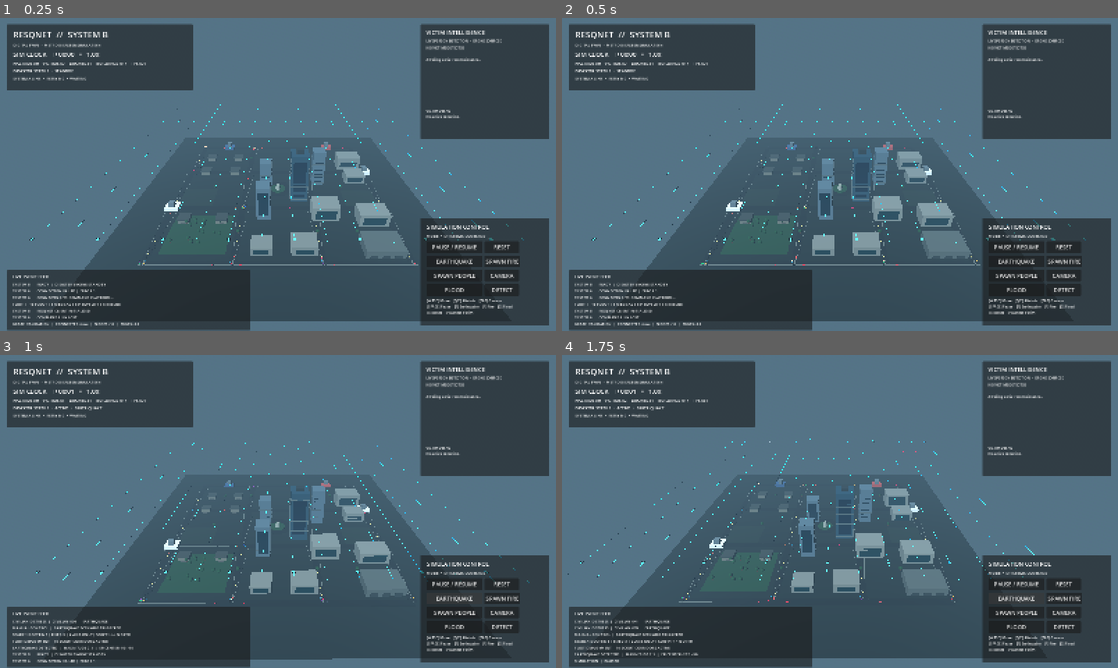
Above: before the commit, frames 1-4 (two rows, left to right).
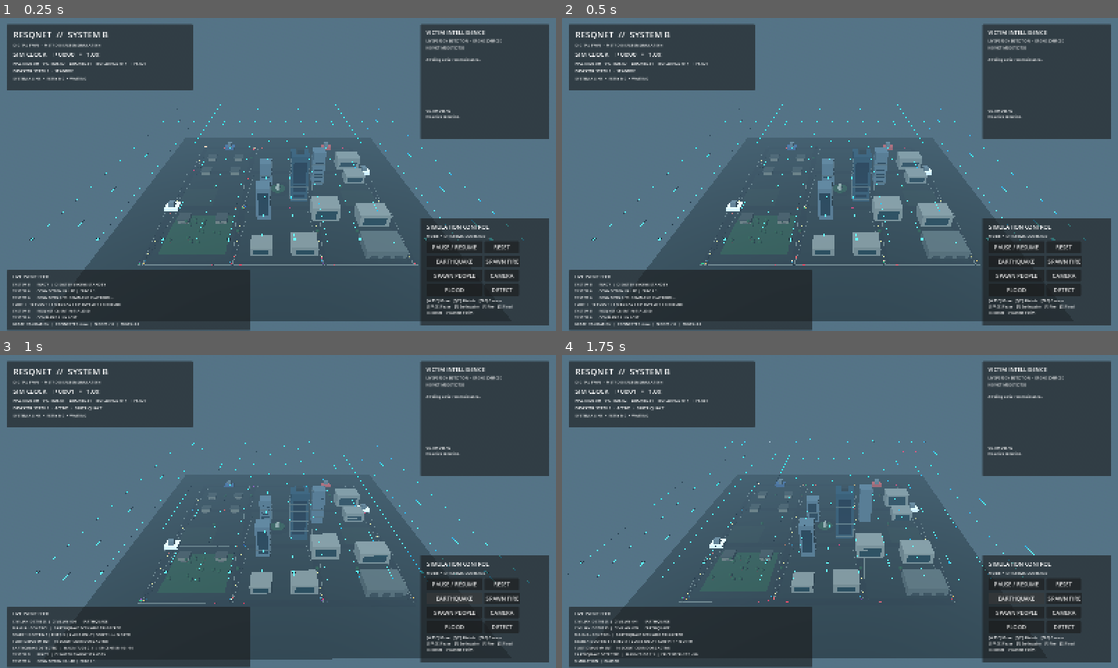
Above: after the commit, the same moments.

Repository: anuragyadav06/RESQNET-AI-Disaster-Response-System
Game: Godot game, scene res://scenes/Main.tscn
The game is run twice, just before and just after one commit, with the same random seed, the same clock (stepped at 60 frames per second) and the same inputs.
Inputs:
- Up to frame 1 (0.25 s): no input
- Up to frame 2 (0.5 s): no input
- Up to frame 3 (1 s): click "EARTHQUAKE" at 0.5 s
- Up to frame 4 (1.75 s): tap Enter at 1.25 s; hold D from 1.28 s (still down); tap T at 1.35 s; tap Space at 1.52 s

Frames 1-2 are identical in both runs. In frame 3, 0.1% of the frame differs, in the area x 33-73%, y 41-78%; in frame 4, less than 0.1%.

Commit message:
model updation

Diff:
--- a/godot/RESQNET_ELITE_SIM/scripts/drone_fleet.gd
+++ b/godot/RESQNET_ELITE_SIM/scripts/drone_fleet.gd
@@ -57,6 +57,12 @@
 
 const RESPONSE_ON_SITE_TIME: float = 4.0
 
+# Evidence camera layers. Live search corridors/labels stay visible in the
+# simulation, but are excluded from drone evidence frames so they never
+# occlude the victim image.
+const EVIDENCE_WORLD_LAYER: int = 1
+const SEARCH_OVERLAY_LAYER: int = 2
+
 const BASE_POSITION: Vector3 = Vector3(0.0, RESPONSE_ALTITUDE, MAP_MIN + CORRIDOR_MARGIN)
 
 # Response fleet staging line: all 15 standby aircraft are parked on the
@@ -400,6 +406,12 @@
 		0.45
 	)
 
+	# Search corridors are a visual overlay only. Put them on a dedicated
+	# layer so the evidence camera can exclude them without hiding them from
+	# the live Digital Twin view.
+	line.set_layer_mask_value(1, false)
+	line.set_layer_mask_value(SEARCH_OVERLAY_LAYER, true)
+
 	grid_root.add_child(line)
 
 func _add_grid_label(text: String, p: Vector3) -> void:
@@ -410,6 +422,11 @@
 	label.modulate = Color(0.35, 0.95, 1.0, 0.9)
 	label.billboard = BaseMaterial3D.BILLBOARD_ENABLED
 	label.position = p
+
+	# Corridor labels are also overlay-only and must not appear in evidence.
+	label.set_layer_mask_value(1, false)
+	label.set_layer_mask_value(SEARCH_OVERLAY_LAYER, true)
+
 	label_root.add_child(label)
 
 # ---------------------------------------------------------------------------
@@ -1372,6 +1389,10 @@
 	camera.fov = 42.0
 	camera.near = 0.5
 	camera.far = 1200.0
+	# Render only the normal Digital Twin world layer. Search corridor lines
+	# and labels live on layer 2, so they remain visible in the simulation
+	# but cannot occlude the evidence frame.
+	camera.cull_mask = 1 << (EVIDENCE_WORLD_LAYER - 1)
 	camera.current = true
 	camera.position = drone_node.global_position
 
--- a/godot/RESQNET_ELITE_SIM/scripts/resqnet_client.gd
+++ b/godot/RESQNET_ELITE_SIM/scripts/resqnet_client.gd
@@ -1791,29 +1791,91 @@
 		location = _clamp_world_position(location_value as Vector3)
 	elif location_value is Dictionary:
 		var ld: Dictionary = location_value as Dictionary
-		location = _clamp_world_position(Vector3(float(ld.get("x", 0.0)), float(ld.get("y", 0.0)), float(ld.get("z", 0.0))))
+		location = _clamp_world_position(
+			Vector3(
+				float(ld.get("x", 0.0)),
+				float(ld.get("y", 0.0)),
+				float(ld.get("z", 0.0))
+			)
+		)
 
 	if detected_victims.has(victim_id):
 		return
 
 	detected_victims[victim_id] = true
-	var hazard := str(data.get("hazard_type", "UNKNOWN")).to_upper()
-	var drone_id := str(data.get("drone_id", data.get("captured_by", "UNKNOWN")))
-	var confidence := float(data.get("confidence", 0.94))
-	var corridor_id := str(data.get("corridor_id", data.get("grid_name", "")))
+
+	var drone_id := str(
+		data.get("drone_id", data.get("captured_by", "UNKNOWN"))
+	)
+	var hazard := str(
+		data.get("hazard_type", "UNKNOWN")
+	).to_upper()
+	var corridor_id := str(
+		data.get("corridor_id", data.get("grid_name", ""))
+	)
+
+	# The fleet now sends the camera frame in this same detection packet.
+	# Do NOT discard it and start a second asynchronous camera request.
+	var image_base64 := str(data.get("image_base64", ""))
+	var image_mime_type := str(
+		data.get("image_mime_type", "image/jpeg")
+	)
+
+	var confidence := float(data.get("confidence", 0.70))
+	var victim_state := str(
+		data.get("victim_state", "DETECTED")
+	).to_upper()
+	var trapped_by_structure := bool(
+		data.get("trapped_by_structure", false)
+	)
+	var flood_capture := bool(
+		data.get("flood_capture", false)
+	)
+	var cause := str(
+		data.get("cause", hazard)
+	).to_upper()
+
+	var civilian := _find_civilian_by_victim_id(victim_id)
+	if civilian != null and is_instance_valid(civilian):
+		victim_state = str(
+			civilian.get_meta("status", victim_state)
+		).to_upper()
+		trapped_by_structure = bool(
+			civilian.get_meta(
+				"trapped_by_structure",
+				trapped_by_structure
+			)
+		)
+		flood_capture = bool(
+			civilian.get_meta("flood_capture", flood_capture)
+		)
+		cause = str(
+			civilian.get_meta("cause", cause)
+		).to_upper()
+
+	var hazard_info: Dictionary = {}
+	var hazard_value: Variant = data.get("hazard", {})
+	if hazard_value is Dictionary:
+		hazard_info = hazard_value as Dictionary
 
 	victim_states[victim_id] = {
 		"victim_id": victim_id,
-		"status": "DETECTED",
+		"status": victim_state,
 		"location": location,
 		"source_drone_id": drone_id,
 		"hazard_type": hazard,
+		"cause": cause,
+		"trapped_by_structure": trapped_by_structure,
+		"flood_capture": flood_capture,
 		"corridor_id": corridor_id,
-		"evidence_available": false
+		"evidence_available": not image_base64.is_empty()
 	}
 
 	var observation := {
-		"observation_id": "OBS-%s-%d" % [victim_id, Time.get_ticks_msec()],
+		"observation_id": "OBS-%s-%d" % [
+			victim_id,
+			Time.get_ticks_msec()
+		],
 		"timestamp": Time.get_unix_time_from_system(),
 		"source_drone_id": drone_id,
 		"type": "VICTIM_LOCATED",
@@ -1823,17 +1885,52 @@
 			"victim_id": victim_id,
 			"people_count": 1,
 			"search_axis": "Z",
-			"corridor_id": corridor_id
+			"corridor_id": corridor_id,
+			"hazard_type": hazard,
+			"hazard_info": hazard_info,
+			"victim_state": victim_state,
+			"cause": cause,
+			"trapped_by_structure": trapped_by_structure,
+			"flood_capture": flood_capture,
+			"image_capture": "GODOT_DIGITAL_TWIN_DRONE_CAMERA"
 		},
-		"notes": "Victim physically detected by authoritative Digital Twin scout corridor.",
+		"notes": "Scout detected victim and captured an actual Digital-Twin drone-camera frame.",
+		"image_base64": image_base64,
+		"image_mime_type": image_mime_type,
 		"hazard_type": hazard,
 		"corridor_id": corridor_id
 	}
 
-	_send_json({"type": "OBSERVATION", "session_id": SESSION_ID, "observation": observation})
-	_request_victim_evidence(victim_id, _find_civilian_by_victim_id(victim_id), drone_id, location, -1)
+	# This single observation now carries BOTH the victim ID and the
+	# actual image. FastAPI/IncidentAgent already supports these optional
+	# evidence fields and will store them on that victim record.
+	_send_json({
+		"type": "OBSERVATION",
+		"session_id": SESSION_ID,
+		"observation": observation
+	})
+
 	victim_detected.emit(data)
-	backend_event.emit("VICTIM DETECTED | %s | %s | %s | AUTHORITATIVE CORRIDOR" % [victim_id, hazard, drone_id])
+
+	backend_event.emit(
+		"VICTIM DETECTED | %s | %s | %s | CAMERA %s" % [
+			victim_id,
+			hazard,
+			drone_id,
+			"CAPTURED" if not image_base64.is_empty() else "FAILED"
+		]
+	)
+
+	# If the first capture failed, retain the existing retry mechanism
+	# instead of pretending an image exists.
+	if image_base64.is_empty():
+		_request_victim_evidence(
+			victim_id,
+			civilian,
+			drone_id,
+			location,
+			-1
+		)
 
 
 func _on_fleet_response_event(data: Dictionary) -> void:
Not shown, changed: backend/app/api/v1/routes.py
Not shown, changed: backend/app/intelligence/response/response_orchestrator.py
Not shown, changed: backend/app/intelligence/voice/command_interpreter.py
Not shown, changed: backend/app/schemas/drone.py
Not shown, changed: backend/app/schemas/world.py
Not shown, changed: backend/app/state/world_state.py
Not shown, changed: backend/app/websocket/connection_manager.py
Not shown, changed: backend/resqnet_audit.db
Not shown, changed: frontend/src/App.tsx
Not shown, changed: frontend/src/components/ResQNetCommandCenter.tsx
Not shown, changed: frontend/src/pages/OperationsDashboard.tsx
Not shown, changed: frontend/src/pages/SystemDiagnosticsView.tsx
(and 4 more such lines)
